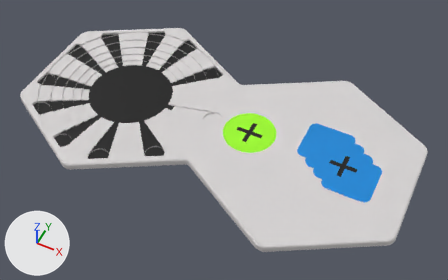
One commit to the glTF model public/models/mine-3.glb: the scene before it, then after it.
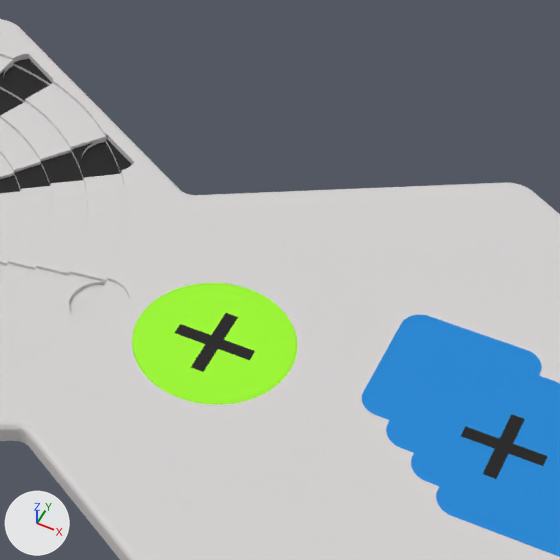
Each version appears first whole from a camera (50 mm lens) standing at (68.4, -130.4, 157.2) and looking at (4.6, -2.7, -2.5), and next in a close-up on the part from 40% to 81% of the width and 8% to 73% of the height. The lights are fixed; the arrows at lower left show +X, +Y and +Z. The first two pictures are the older version. Vertices at exactly the same position are counted once.

Names of what the first close-up shows: 'mine-3'.
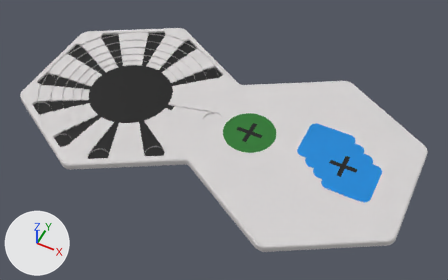
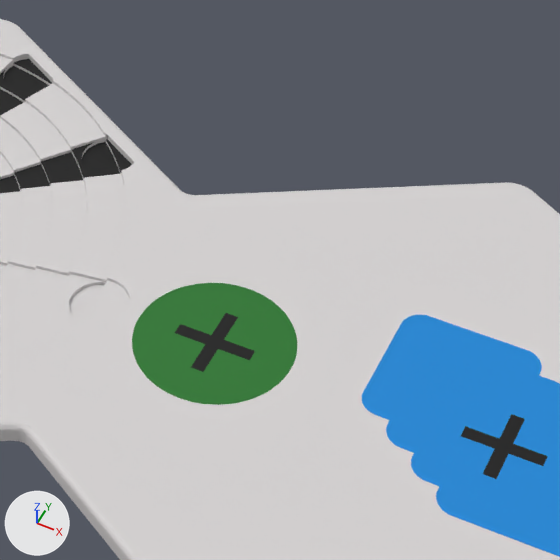
The change, as a diff of the scene's bpy script:
```diff
--- a/public/models/mine-3.glb.py
+++ b/public/models/mine-3.glb.py
@@ mat_sphere @@
+mat_sphere = principled_material('sphere')
+mat_sphere.base_color = (0.0168, 0.168, 0.0212)  # dark green #237228
+mat_sphere.roughness = 0.45
+mat_sphere.emission_color = (0.00135, 0.0135, 0.0017)  # black #041f06
+mat_sphere.emission_strength = 1.0
@@ me_mine_3 @@
 me_mine_3.from_pydata(...)  # 2756 vertices, 5983 faces; spans x -68.8..68.8, y -39.1..39.1, z 0.0..3.0
 # used by ob_mine_3; location = (0.0, 0.0, 0.0)
+# me_mine_3 part 1: all 254 faces that had it switch from mat_lime_green (green #9dfb20) to mat_sphere (dark green #237228)
 me_mine_3.materials.append(mat_body)
```

Changed parts and their boxes [x1, y1, x2, y2] in the close-ups (560 x 560 px):
part 1 of me_mine_3, recoloured (green to dark green)
    both: [132, 283, 297, 405]
